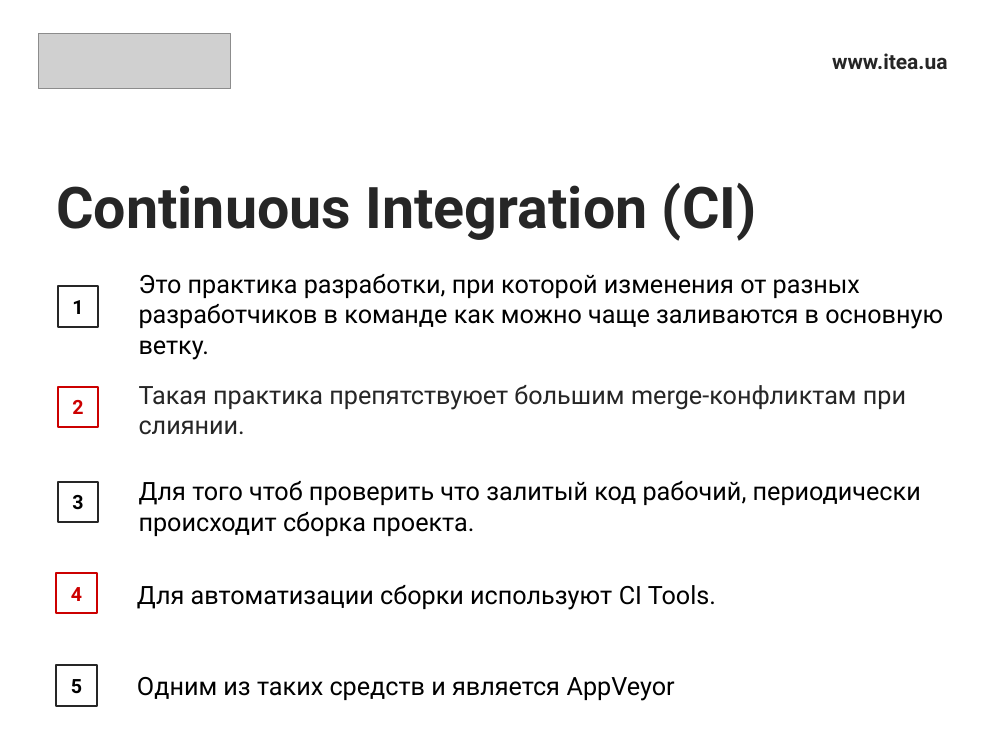
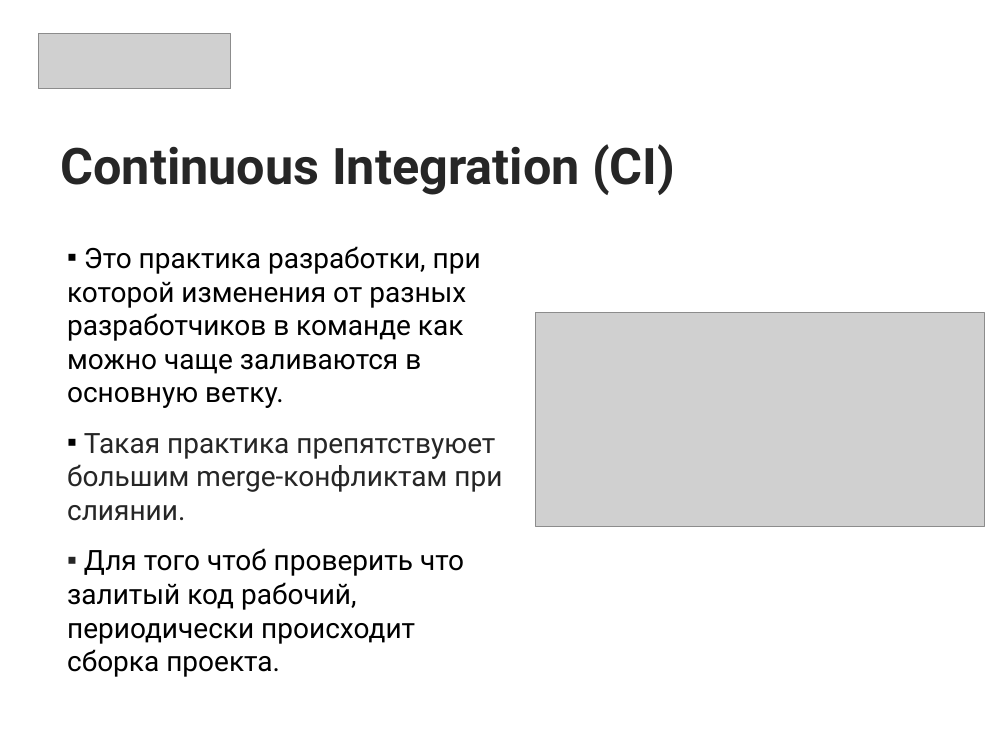
Before and after one commit to sonnov/NetCore, a slide deck: slide 14 of 2.VersionControl/VersionControl.pptx (slide 9 before the commit). Drawn at 1008x756 pixels with LibreOffice and Linux fonts; fonts in the diff are those of the drawing; grey boxes stand for pictures. Boxes give left, top, right and bottom in pixels: in the first picture for what was removed or moved away, otherwise in the second. Text is boxed around its words. In the diff, an @@ line names an element or a change of style, - is before the commit and + after.

```diff
--- a/2.VersionControl/VersionControl.pptx
+++ b/2.VersionControl/VersionControl.pptx
@@ text removed at (832,53,947,69) @@
-www.itea.ua
@@ title "Continuous Integration (CI)": place and size @@
-title "Continuous Integration (CI)" at (56,183,757,241)
+title "Continuous Integration (CI)" at (60,144,675,195)
@@ title "Continuous Integration (CI)" at (60,144,675,195): size 41 to 36 pt @@
@@ text "Это практика разработки, при которой ...": place and size @@
-text "Это практика разработки, при которой ..." at (139,274,943,360)
+text "Это практика разработки, при которой ..." at (67,246,502,677)
@@ text at (67,246,481,408): size 18 to 20 pt in "Это практика разработки, при которой изменения от ..."; bullet none to ▪; more space between paragraphs @@
@@ rectangle removed at (57,286,98,327) @@
-1
@@ picture added at (535,312,984,526) @@
@@ rectangle removed at (57,387,98,427) @@
-2
@@ text removed at (139,385,906,435) @@
-Такая практика препятствуюет большим merge-конфликтам при слиянии.
@@ text at (67,433,502,677): paragraphs added @@
+▪ Такая практика препятствуюет большим merge-конфликтам при слиянии.
+▪ Для того чтоб проверить что залитый код рабочий, периодически происходит сборка проекта.
@@ rectangle removed at (57,482,98,522) @@
-3
@@ text removed at (139,481,921,536) @@
-Для того чтоб проверить что залитый код рабочий, периодически происходит сборка проекта.
@@ rectangle removed at (56,574,97,614) @@
-4
@@ text removed at (137,585,716,610) @@
-Для автоматизации сборки используют CI Tools.
@@ rectangle removed at (56,665,97,706) @@
-5
@@ text removed at (137,677,675,701) @@
-Одним из таких средств и является AppVeyor
```
Also in this commit, not shown: 1 other slide changed, 7 slides added.
